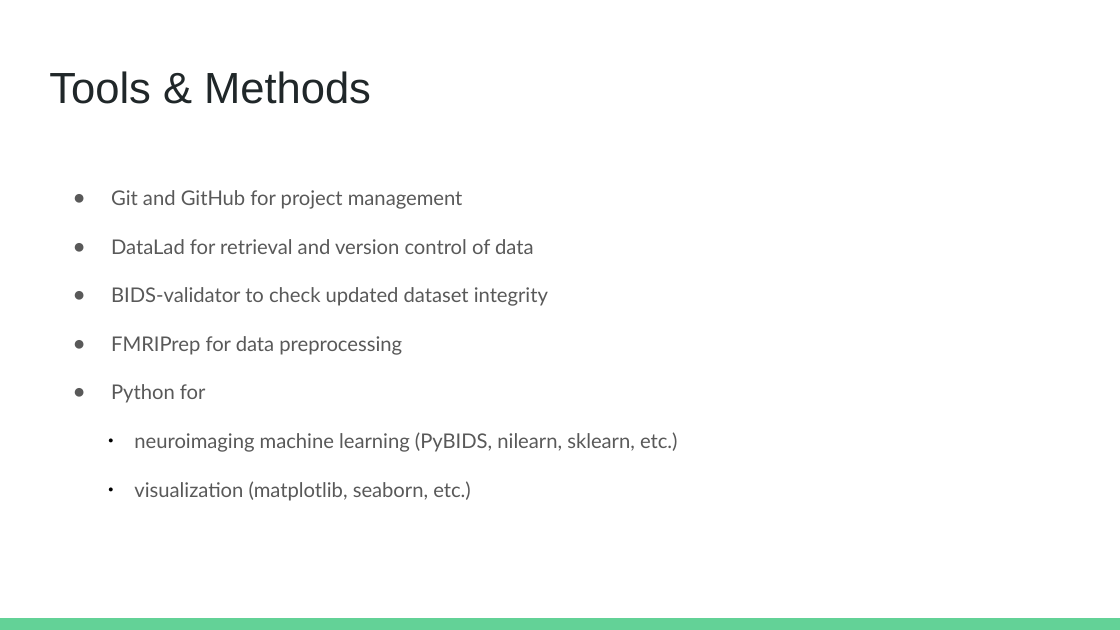
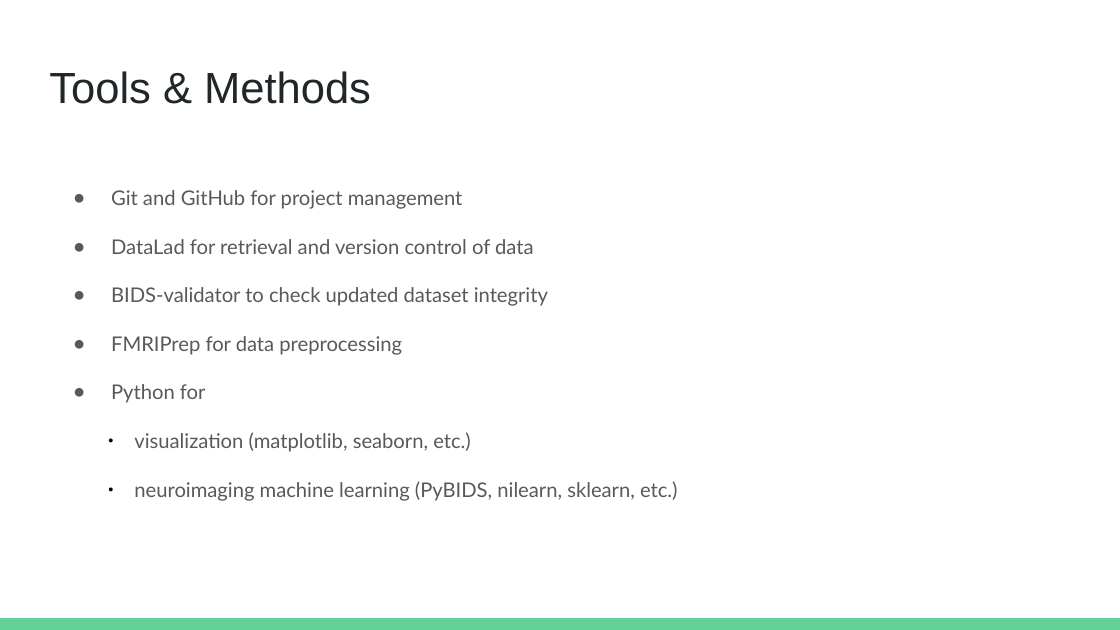
Before and after one commit to brainhack-school2023/perrin_project, a slide deck: slide 5 of docs/Project_pitch_template_Perrin.odp. Drawn at 1120x630 pixels with LibreOffice and Linux fonts; fonts in the diff are those of the drawing. Boxes give left, top, right and bottom in pixels: in the first picture for what was removed or moved away, otherwise in the second. Text is boxed around its words. In the diff, an @@ line names an element or a change of style, - is before the commit and + after.

```diff
--- a/docs/Project_pitch_template_Perrin.odp
+++ b/docs/Project_pitch_template_Perrin.odp
@@ text at bbox=[134, 432, 471, 452]: paragraph added @@
+    ● visualization (matplotlib, seaborn, etc.)
@@ text at bbox=[134, 481, 471, 501]: paragraph removed @@
-    ● visualization (matplotlib, seaborn, etc.)
```
Also in this commit, not shown: 1 other slide changed, 1 other file.
